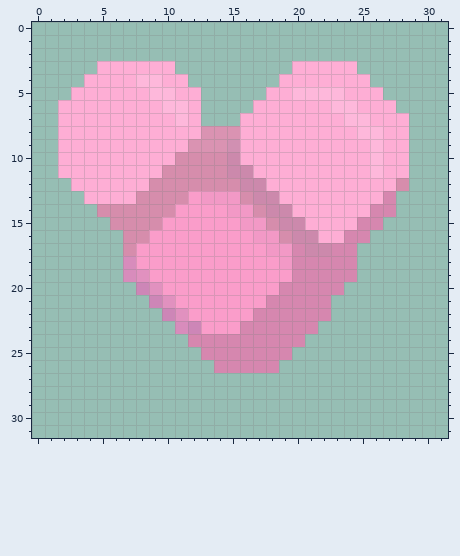
File history of a pixel-art sprite, sprites/items/synthetic-thorium.png. Above, as it was before the edit.
The file is 32x32 pixels. Colours within 5 levels of each other are drawn and written as one.
Now the later version:
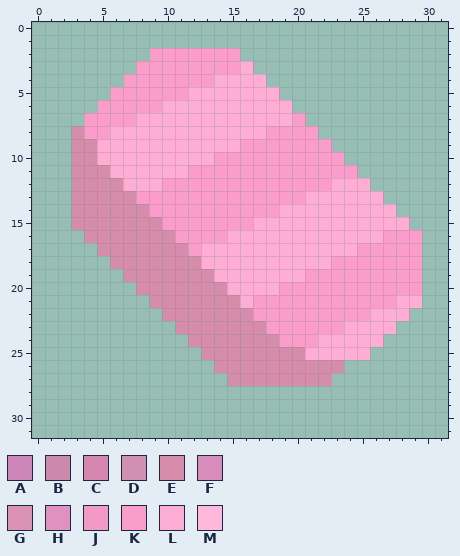
Palette (. is transparent): A #cd86b7  B #cc89ac  C #d687af  D #d190b2  E #d68dac  F #d88cbc  G #da93b2  H #e191bf  J #f299c6  K #fa9dca  L #feaed5  M #feb8db
Change:
@@ x 0..31 @@
  1 ................................
- 2 ................................
- 3 .....LLLLLL.........LLLLL.......
- 4 ....LLLLMMLL.......LLLLLLL......
- 5 ...LLLLLLMMLL.....LLMMMMLLL.....
- 6 ..LLLLLLLLMML....LLLLLLMMLLL....
- 7 ..LLLLLLLLLML...LLLLLLLLMMLLL...
- 8 ..LLLLLLLLLLLGGGLLLLLLLLLMMLL...
- 9 ..LLLLLLLLLLGGGDLLLLLLLLLLMLL...
-10 ..LLLLLLLLLEEEEBLLLLLLLLLLMLL...
-11 ..LLLLLLLLEEEEEBBLLLLLLLLLMLL...
-12 ...LLLLLLEEEEEEEBBLLLLLLLLLLE...
-13 ....LLLLEEEEKJJJEBBLLLLLLLLC....
-14 .....EEEEEEKKKKJJEBBLLLLLLCC....
-15 ......EEEEKKKKKKJJEBBLLLLCC.....
-16 .......EEKKKKKKKKJJEBBLLCC......
-17 .......EKKKKKKKKKKJJCBBCC.......
-18 .......FKKKKKKKKKKKJCCCCC.......
-19 .......FHKKKKKKKKKKKCCCCC.......
-20 ........AHKKKKKKKKKCCCCC........
-21 .........AHKKKKKKKCCCCC.........
-22 ..........AHKKKKKCCCCCC.........
-23 ...........FAKKKCCCCCC..........
-24 ............CCCCCCCCC...........
-25 .............CCCCCCC............
-26 ..............CCCCC.............
-27 ................................
+ 2 .........KKKKKKK................
+ 3 ........KKKKKKKKL...............
+ 4 .......KKKKKKKLLLL..............
+ 5 ......KKKKKKLLLLLLL.............
+ 6 .....KKKKKLLLLLLLLLL............
+ 7 ....KKKKLLLLLLLLLLLLK...........
+ 8 ...EKKLLLLLLLLLLLLKKKK..........
+ 9 ...EELLLLLLLLLLLKKKKKKK.........
+10 ...EELLLLLLLLLKKKKKKKKKK........
+11 ...EEELLLLLLKKKKKKKKKKKKK.......
+12 ...EEEELLLKKKKKKKKKKKKKLLL......
+13 ...EEEEEKKKKKKKKKKKKKLLLLLL.....
+14 ...EEEEEEKKKKKKKKKKLLLLLLLLL....
+15 ...EEEEEEEKKKKKKKLLLLLLLLLLLL...
+16 ....EEEEEEEKKKKLLLLLLLLLLLLKKK..
+17 .....EEEEEEEKLLLLLLLLLLLLKKKKK..
+18 ......EEEEEEELLLLLLLLLLKKKKKKK..
+19 .......EEEEEEELLLLLLLKKKKKKKKK..
+20 ........EEEEEEELLLLKKKKKKKKKKK..
+21 .........EEEEEEELKKKKKKKKKKKLL..
+22 ..........EEEEEEEKKKKKKKKKLLL...
+23 ...........EEEEEEEKKKKKKLLLL....
+24 ............EEEEEEEKKKLLLLL.....
+25 .............EEEEEEEELLLLL......
+26 ..............EEEEEEEEEE........
+27 ...............EEEEEEEE.........
 28 ................................
